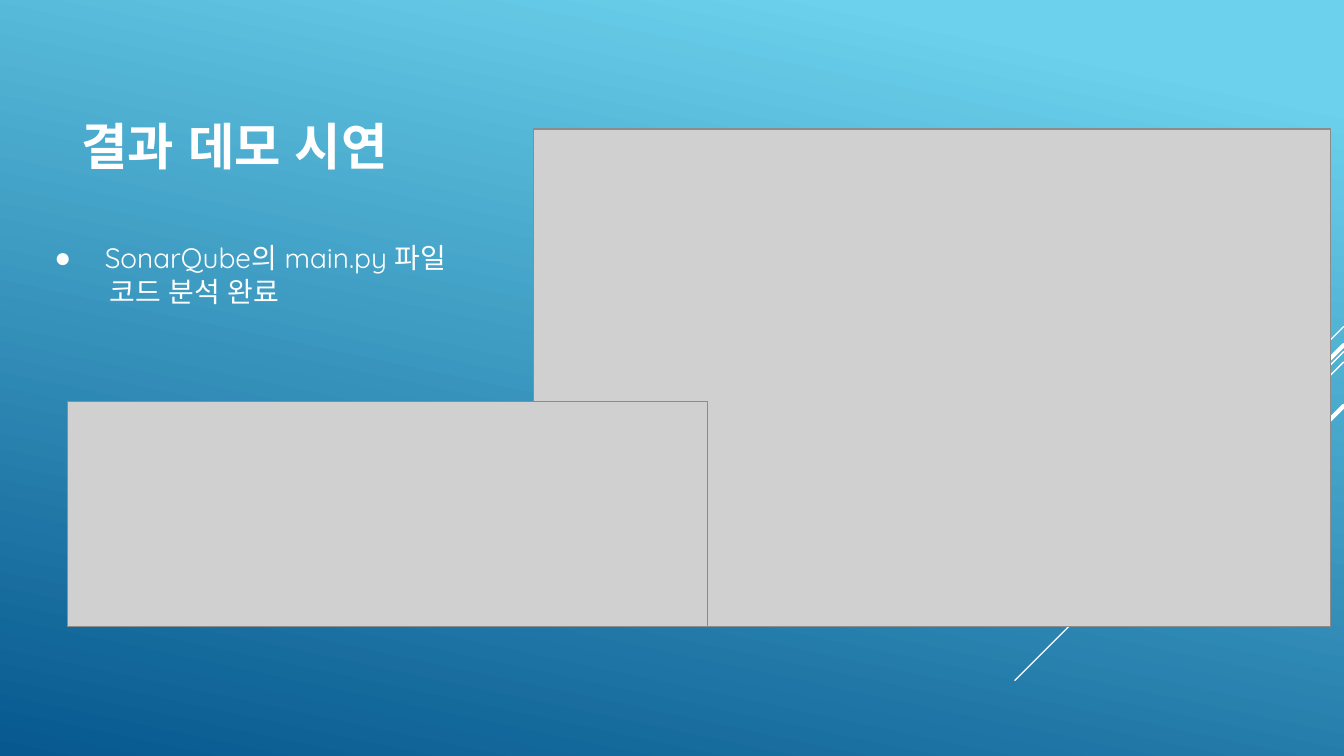
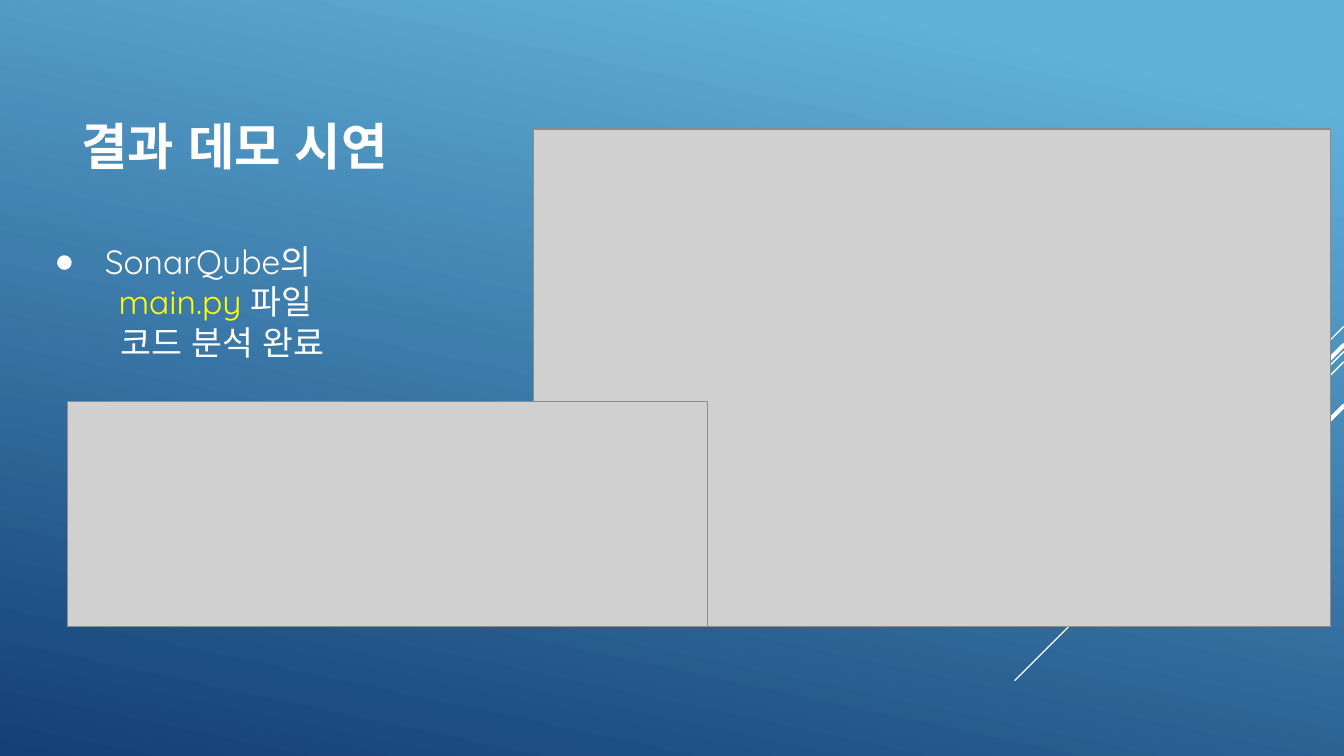
Before and after one commit to KimJeongHoon190/First_Project, a slide deck: slide 10 of 제출자료/최종 발표 프레젠테이션(김정훈).pptx. Drawn at 1344x756 pixels with LibreOffice and Linux fonts; fonts in the diff are those of the drawing; grey boxes stand for pictures. Boxes give left, top, right and bottom in pixels: in the first picture for what was removed or moved away, otherwise in the second. Text is boxed around its words. In the diff, an @@ line names an element or a change of style, - is before the commit and + after.

```diff
--- a/제출자료/최종 발표 프레젠테이션(김정훈).pptx
+++ b/제출자료/최종 발표 프레젠테이션(김정훈).pptx
@@ background gradient #6ED2EB to #06588E to gradient #62B1DA to #134077 @@
@@ text at [105, 246, 313, 321]: text changed; size 15 to 18 pt @@
-● SonarQube의 main.py 파일
+● SonarQube의
+main.py 파일
@@ text at [120, 320, 325, 358]: size 15 to 18 pt in "코드 분석 완료" @@
```
Also in this commit, not shown: 15 other slides changed.
